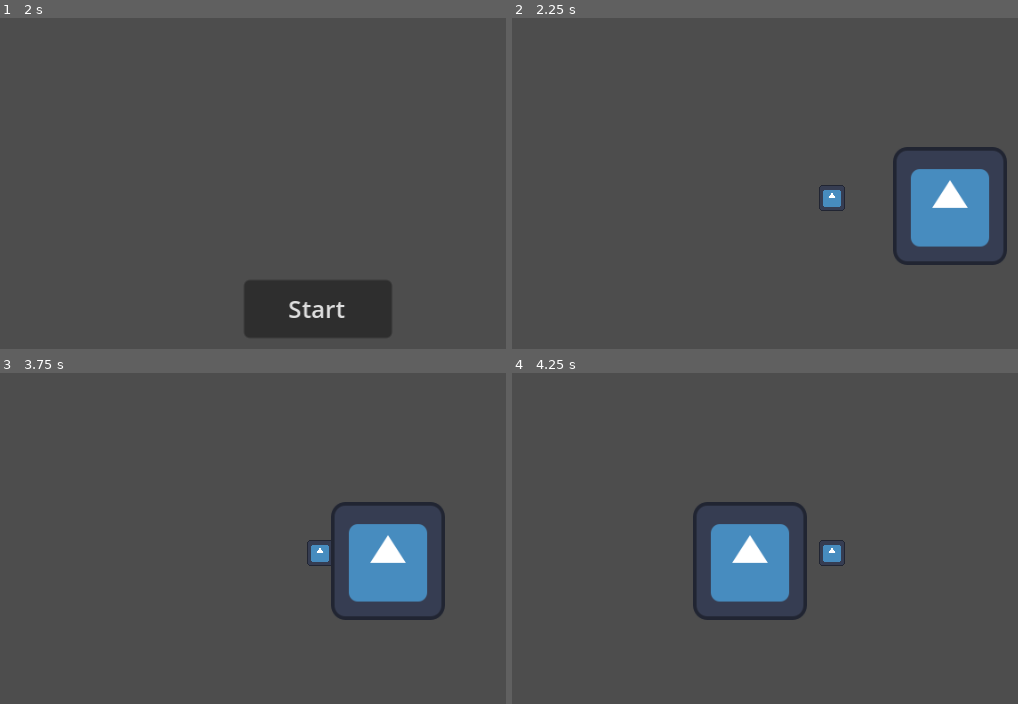
Above: before the commit, frames 1-4 (two rows, left to right).
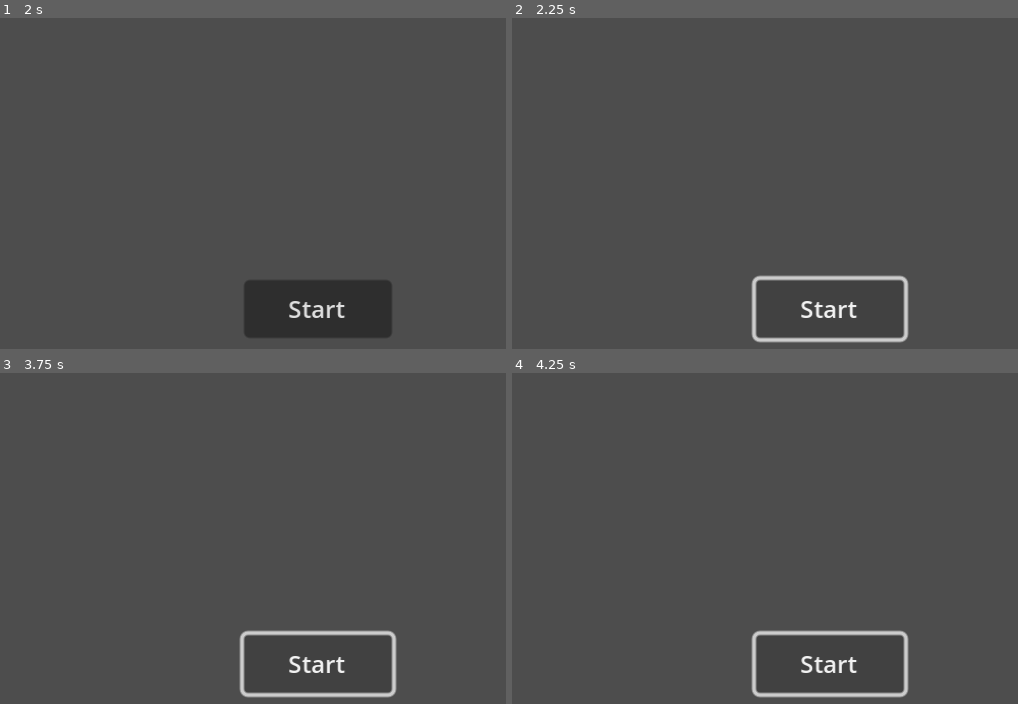
Above: after the commit, the same moments.

Repository: AlexPham0209/tank-turmoil
Game: Godot game, scene res://src/scenes/game.tscn
Two runs of this game, one before a commit and one after it. Both use one fixed random seed, a clock stepped at 60 frames per second and the inputs below. The engine's default icon, where the game draws it, is replaced by a stand-in: a white triangle on a blue panel in a dark square.
Inputs (mouse positions are in pixels of both pictures, inside the frame that each line leads up to):
- Up to frame 1 (2 s): click (318, 157) at 0.52 s; type "Alex" at 0.6 s; click "Host" at 1.25 s
- Up to frame 2 (2.25 s): click "Start" at 2 s
- Up to frame 3 (3.75 s): click (318, 664) at 2.75 s, where only the run after the commit has a clickable "Start"; tap Enter at 3.5 s; hold Right (ui_right) from 3.53 s (still down)
- Up to frame 4 (4.25 s): keep holding Right (ui_right)

Frame 1 is identical in both runs. In frame 2, 6.6% of the frame differs, in the area x 47-98%, y 38-99%; in frame 3, 6.6%; in frame 4, 6.6%.
Error after the commit: Invalid operands 'Object' and 'int' in operator '=='. (res://src/singletons/game_manager.gd:15)

Commit message:
Created game manager

Diff:
--- a/project.godot
+++ b/project.godot
@@ -18,6 +18,7 @@
 [autoload]
 
 MultiplayerManager="*res://src/singletons/multiplayer_manager.gd"
+GameManager="*res://src/singletons/game_manager.gd"
 
 [display]
 
--- a/src/scenes/game.tscn
+++ b/src/scenes/game.tscn
@@ -9,7 +9,7 @@
 [node name="Level" type="Node2D" parent="."]
 
 [node name="MultiplayerSpawner" type="MultiplayerSpawner" parent="."]
-_spawnable_scenes = PackedStringArray("res://src/scenes/lobby.tscn", "res://src/scenes/level.tscn")
+_spawnable_scenes = PackedStringArray("res://src/scenes/lobby.tscn", "res://src/scenes/round.tscn", "res://src/scenes/scoreboard.tscn", "res://src/scenes/winning_screen.tscn")
 spawn_path = NodePath("../Level")
 spawn_limit = 1
 
--- a/src/scenes/level.tscn
+++ /dev/null
@@ -1,23 +0,0 @@
-[gd_scene load_steps=3 format=3 uid="uid://c42ib5d3f6lg3"]
-
-[ext_resource type="Script" path="res://src/scripts/level.gd" id="1_8t1pu"]
-[ext_resource type="Texture2D" uid="uid://p1h3ic7diw3i" path="res://icon.svg" id="2_nfthu"]
-
-[node name="Test" type="Node2D"]
-script = ExtResource("1_8t1pu")
-
-[node name="Players" type="Node2D" parent="."]
-
-[node name="MultiplayerSpawner" type="MultiplayerSpawner" parent="."]
-_spawnable_scenes = PackedStringArray("res://src/scenes/player.tscn")
-spawn_path = NodePath("../Players")
-spawn_limit = 4
-
-[node name="Icon" type="Sprite2D" parent="."]
-position = Vector2(220, 93)
-scale = Vector2(0.445104, 0.460756)
-texture = ExtResource("2_nfthu")
-
-[node name="Spawn" type="Marker2D" parent="."]
-position = Vector2(161, 89)
-scale = Vector2(3.52632, 2.64706)
--- a/src/scenes/player.tscn
+++ b/src/scenes/player.tscn
@@ -1,6 +1,6 @@
 [gd_scene load_steps=7 format=3 uid="uid://clqs33kd6dk57"]
 
-[ext_resource type="Script" path="res://src/scripts/tank.gd" id="1_ykvuu"]
+[ext_resource type="Script" path="res://src/scripts/player.gd" id="1_ykvuu"]
 [ext_resource type="Texture2D" uid="uid://p1h3ic7diw3i" path="res://icon.svg" id="2_tiy6n"]
 [ext_resource type="Script" path="res://src/scripts/player_input.gd" id="3_xw242"]
 
--- /dev/null
+++ b/src/scenes/round.tscn
@@ -0,0 +1,17 @@
+[gd_scene load_steps=2 format=3 uid="uid://c42ib5d3f6lg3"]
+
+[ext_resource type="Script" path="res://src/scripts/round.gd" id="1_ko5vf"]
+
+[node name="Round" type="Node2D"]
+script = ExtResource("1_ko5vf")
+
+[node name="Players" type="Node2D" parent="."]
+
+[node name="MultiplayerSpawner" type="MultiplayerSpawner" parent="."]
+_spawnable_scenes = PackedStringArray("res://src/scenes/player.tscn")
+spawn_path = NodePath("../Players")
+spawn_limit = 4
+
+[node name="Spawn" type="Marker2D" parent="."]
+position = Vector2(161, 89)
+scale = Vector2(3.52632, 2.64706)
--- /dev/null
+++ b/src/scenes/scoreboard.tscn
@@ -0,0 +1,3 @@
+[gd_scene format=3 uid="uid://qh7x88mt2uyg"]
+
+[node name="Scoreboard" type="Node2D"]
--- /dev/null
+++ b/src/scenes/winning_screen.tscn
@@ -0,0 +1,3 @@
+[gd_scene format=3 uid="uid://b6l7wtdba7f62"]
+
+[node name="WinningScreen" type="Node2D"]
--- a/src/scripts/game.gd
+++ b/src/scripts/game.gd
@@ -1,6 +1,5 @@
 extends Node2D
 
-var next_level = preload("res://src/scenes/level.tscn")
 @onready var level : Node2D = $Level
 @onready var ui : Control = $UI
 
--- a/src/scripts/lobby.gd
+++ b/src/scripts/lobby.gd
@@ -44,7 +44,7 @@
 	name.queue_free()
 
 func start_game() -> void:
-	MultiplayerManager.change_level.emit(load("res://src/scenes/level.tscn"))
+	GameManager.next_round()
 
 @rpc("any_peer", "call_local")
 func show_button() -> void:
--- a/src/scripts/tank.gd
+++ b/src/scripts/player.gd
@@ -1,5 +1,7 @@
 class_name Player
 extends CharacterBody2D
+
+signal death
 
 @export var username : String
 @export var speed : float = 300.0
@@ -12,6 +14,7 @@
 @onready var sprite : Sprite2D = $Sprite2D
 
 enum State {
+	WAIT,
 	IDLE,
 	RUN,
 	HURT,
--- a/src/scripts/level.gd
+++ b/src/scripts/round.gd
@@ -17,12 +17,17 @@
 
 	add_player(multiplayer.get_unique_id(), MultiplayerManager.player_info)
 
+func player_killed():
+	if players.get_children().size() == 1:
+		print("ROUND WON")
+
 func add_player(id : int, player_info : PlayerInfo) -> void:
 	var instance : Player = player.instantiate()
 	instance.name = str(id)
 	instance.id = id
 	instance.username = player_info.name
 	instance.global_position = spawn.global_position
+	instance.death.connect(player_killed)
 
 	players.add_child(instance, true)
 
--- /dev/null
+++ b/src/singletons/game_manager.gd
@@ -0,0 +1,31 @@
+extends Node
+
+var round : PackedScene = load("res://src/scenes/round.tscn")
+var winning_screen : PackedScene = load("res://src/scenes/winning_screen.tscn")
+var scores = Dictionary()
+
+var max_rounds = 3
+var rounds = 1
+
+func _ready() -> void:
+	MultiplayerManager.player_connected.connect(add_player)
+	MultiplayerManager.player_disconnected.connect(remove_player)
+
+func next_round() -> void:
+	if round == max_rounds:
+		MultiplayerManager.change_level.emit(winning_screen)
+		return
+	MultiplayerManager.change_level.emit(round)
+
+func add_player(id : int, player_info : PlayerInfo) -> void:
+	var stats = {
+		"name" : player_info.name,
+		"wins" : 0,
+		"kills" : 0,
+		"deaths" : 0,
+	}
+
+	scores[id] = stats
+
+func remove_player(id : int) -> void:
+	scores.erase(id)
